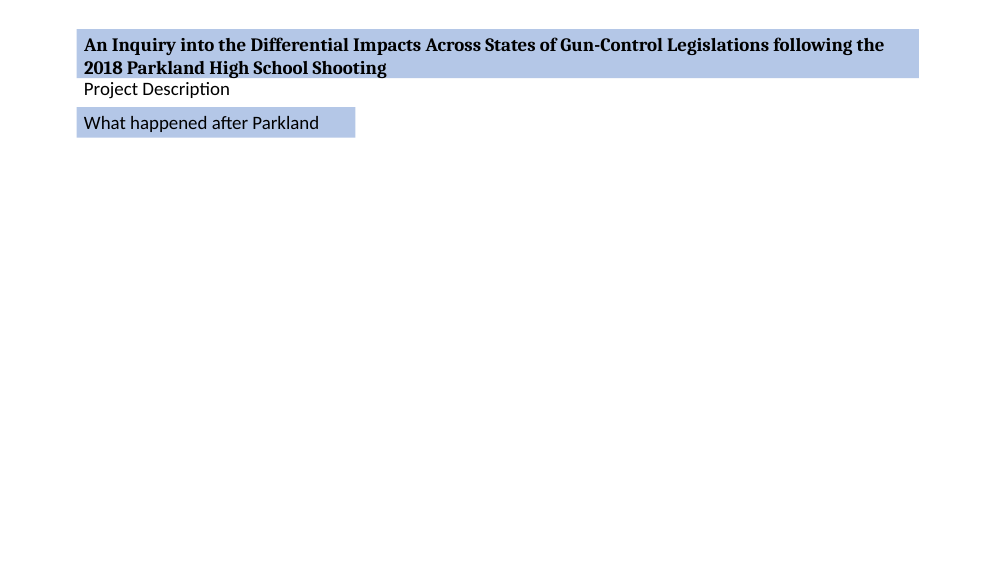
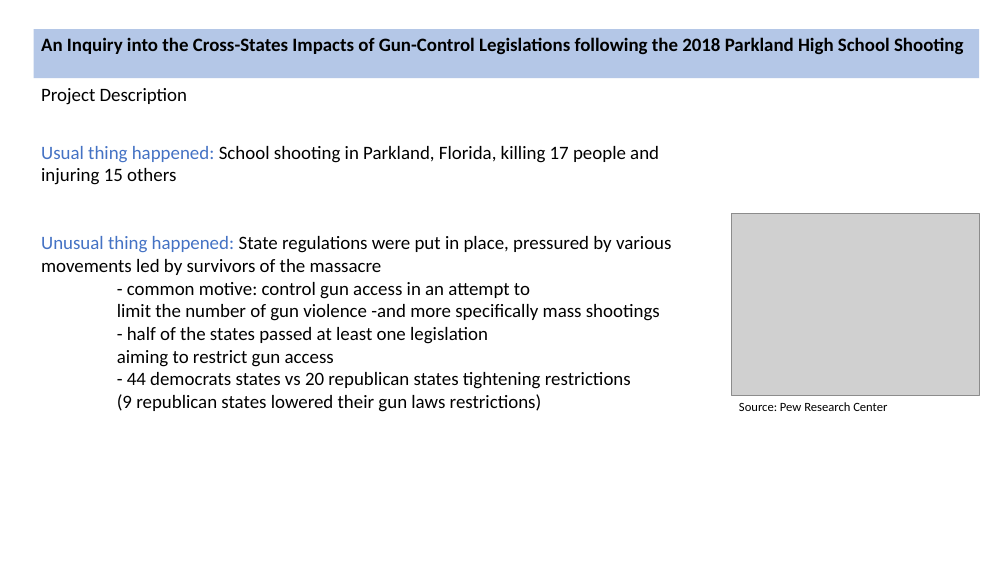
Before and after one commit to Arthur-Langlois/seminar, a slide deck: slide 2 of slides/slides 2.pptx. Drawn at 1008x567 pixels with LibreOffice and Linux fonts; fonts in the diff are those of the drawing; grey boxes stand for pictures. Boxes give left, top, right and bottom in pixels: in the first picture for what was removed or moved away, otherwise in the second. Text is boxed around its words. In the diff, an @@ line names an element or a change of style, - is before the commit and + after.

```diff
--- a/slides/slides 2.pptx
+++ b/slides/slides 2.pptx
@@ rectangle "An Inquiry into the Cross-States ...": place and size @@
-rectangle "An Inquiry into the Cross-States ..." at bbox=[76, 29, 919, 79]
+rectangle "An Inquiry into the Cross-States ..." at bbox=[34, 29, 980, 79]
@@ text in rectangle at bbox=[41, 37, 963, 54]: text changed; font Cambria to Calibri @@
-An Inquiry into the Differential Impacts Across States of Gun-Control Legislations following the 2018 Parkland High School Shooting
+An Inquiry into the Cross-States Impacts of Gun-Control Legislations following the 2018 Parkland High School Shooting
@@ text "Project Description": place and size @@
-text "Project Description" at bbox=[84, 82, 230, 99]
+text "Project Description" at bbox=[41, 88, 188, 105]
@@ rectangle removed at bbox=[76, 107, 355, 138] @@
-What happened after Parkland
@@ text added at bbox=[41, 146, 672, 412], 18 pt, text #000000 @@
+Usual thing happened: School shooting in Parkland, Florida, killing 17 people and injuring 15 others
+Unusual thing happened: State regulations were put in place, pressured by various movements led by survivors of the massacre
+- common motive: control gun access in an attempt to
+limit the number of gun violence -and more specifically mass shootings
+- half of the states passed at least one legislation
+aiming to restrict gun access
+- 44 democrats states vs 20 republican states tightening restrictions
+(9 republican states lowered their gun laws restrictions)
@@ picture added at bbox=[732, 213, 980, 395] @@
@@ text added at bbox=[739, 402, 887, 411], 12 pt, text #000000 @@
+Source: Pew Research Center
```
Also in this commit, not shown: 6 other slides changed, 5 other files.
